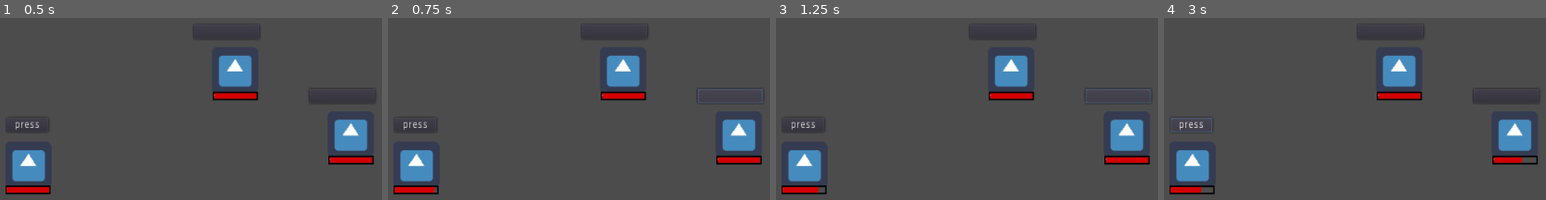
Above: before the commit, frames 1-4 (left to right).
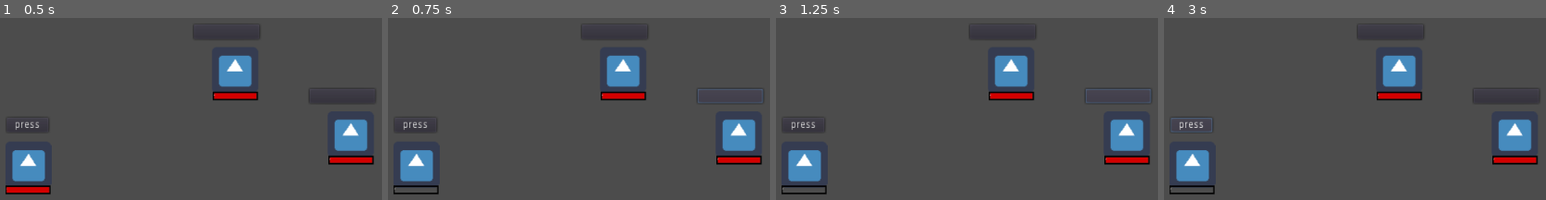
Above: after the commit, the same moments.

Repository: h19mili/TBRPG
Game: Godot game, scene res://test.tscn
The game is run twice, just before and just after one commit, with the same random seed, the same clock (stepped at 60 frames per second) and the same inputs. The engine's default icon, where the game draws it, is replaced by a stand-in: a white triangle on a blue panel in a dark square.
Inputs (mouse positions are in pixels of both pictures, inside the frame that each line leads up to):
- Up to frame 1 (0.5 s): no input
- Up to frame 2 (0.75 s): click (731, 96) at 0.52 s
- Up to frame 3 (1.25 s): no input
- Up to frame 4 (3 s): click "press" at 1.25 s; click (1507, 96) at 2.02 s; click "press" at 2.75 s

Frame 1 is identical in both runs. In frame 2, 0.3% of the frame differs, in the area x 1-13%, y 92-96%; in frame 3, 0.3%; in frame 4, 0.4%, in the area x 1-98%, y 76-96%.
Error after the commit: Invalid call. Nonexistent function 'initialize' in base 'Node (Job.gd)'. (res://Job.gd:10)

Commit message:
21st push

Diff:
--- a/Combatant.gd
+++ b/Combatant.gd
@@ -1,12 +1,13 @@
 extends Node2D
 class_name Battler
 
-export var Max_HP : int
-var CM_HP = 40
-export var Max_Stamina : int
-export var Speed : int
-export var STR : int
-export var DEF : int
+var Max_HP : int
+var CM_HP : int
+var Stamina : int
+var Speed : int
+var STR : int
+var DEF : int
+
 signal Dmg
 signal Player
 signal completed
@@ -47,3 +48,12 @@
 	get_node("../../Monstertimer").start(3)
 	emit_signal("Done")
 	pass
+
+func initialize(stats : Startingstats):
+	Max_HP = stats.Max_HP
+	Stamina = stats.Max_Stamina
+	STR = stats.STR
+	DEF = stats.DEF
+	Speed = stats.Speed
+	CM_HP = Max_HP
+	pass
--- a/Combatant.tscn
+++ b/Combatant.tscn
@@ -6,6 +6,8 @@
 [ext_resource path="res://bar(1).png" type="Texture" id=4]
 [ext_resource path="res://A-Action.gd" type="Script" id=5]
 [ext_resource path="res://Attack_Butten.gd" type="Script" id=6]
+[ext_resource path="res://Job.gd" type="Script" id=7]
+[ext_resource path="res://Job/Knight.tres" type="Resource" id=8]
 
 [sub_resource type="RectangleShape2D" id=1]
 extents = Vector2( 31.5209, 28.607 )
@@ -16,8 +18,6 @@
 [node name="Combatant" type="Node2D"]
 position = Vector2( 251.568, 288.112 )
 script = ExtResource( 1 )
-Max_HP = 40
-STR = 2
 
 [node name="KinematicBody2D" type="KinematicBody2D" parent="."]
 __meta__ = {
@@ -53,4 +53,10 @@
 margin_bottom = -45.1426
 text = "press"
 script = ExtResource( 6 )
+
+[node name="Job" type="Node" parent="."]
+script = ExtResource( 7 )
+Startingstats = ExtResource( 8 )
+
+[node name="Stats" type="Node" parent="Job"]
 [connection signal="pressed" from="Attack_Butten" to="." method="Butten_pressed"]
--- /dev/null
+++ b/Job.gd
@@ -0,0 +1,11 @@
+tool
+extends Node
+
+class_name Job
+
+onready var stats = get_node(".")
+
+export var Startingstats : Resource
+func _ready():
+	stats.initialize(Startingstats)
+	pass
--- /dev/null
+++ b/Job/Knight.tres
@@ -0,0 +1,13 @@
+[gd_resource type="Resource" load_steps=2 format=2]
+
+[ext_resource path="res://Script/Stats/Startingstats.gd" type="Script" id=1]
+
+[resource]
+script = ExtResource( 1 )
+Job_name = "Knight"
+Max_HP = 40
+CM_HP = 40
+Max_Stamina = null
+Speed = 6
+STR = 10
+DEF = 8
--- /dev/null
+++ b/Script/Stats/Startingstats.gd
@@ -0,0 +1,12 @@
+extends Resource
+
+class_name Startingstats
+
+export var Job_name : String = "Job"
+
+export var Max_HP : int
+export var CM_HP : int
+export var Max_Stamina : int
+export var Speed : int
+export var STR : int
+export var DEF : int
--- a/Script/Stats/Statswolf.gd
+++ /dev/null
@@ -1,13 +0,0 @@
-extends Resource
-
-# Declare member variables here. Examples:
-# var a = 2
-# var b = "text"
-
-# Called when the node enters the scene tree for the first time.
-func _ready():
-	pass # Replace with function body.
-
-# Called every frame. 'delta' is the elapsed time since the previous frame.
-#func _process(delta):
-#	pass
--- a/project.godot
+++ b/project.godot
@@ -19,6 +19,16 @@
 "language": "GDScript",
 "path": "res://Monster.gd"
 }, {
+"base": "Node",
+"class": "Job",
+"language": "GDScript",
+"path": "res://Job.gd"
+}, {
+"base": "Resource",
+"class": "Startingstats",
+"language": "GDScript",
+"path": "res://Script/Stats/Startingstats.gd"
+}, {
 "base": "YSort",
 "class": "TurnQ",
 "language": "GDScript",
@@ -27,6 +37,8 @@
 _global_script_class_icons={
 "Battler": "",
 "Battler_M": "",
+"Job": "",
+"Startingstats": "",
 "TurnQ": ""
 }
 
--- a/test.tscn
+++ b/test.tscn
@@ -18,9 +18,6 @@
 script = ExtResource( 2 )
 
 [node name="Combatant" parent="TurnQ" instance=ExtResource( 3 )]
-Speed = 5
-STR = 8
-DEF = 4
 
 [node name="Monster" parent="TurnQ" instance=ExtResource( 4 )]
 position = Vector2( 697.643, 245.773 )
Not shown: 1 places in Combatant.tscn that only renumber resources
